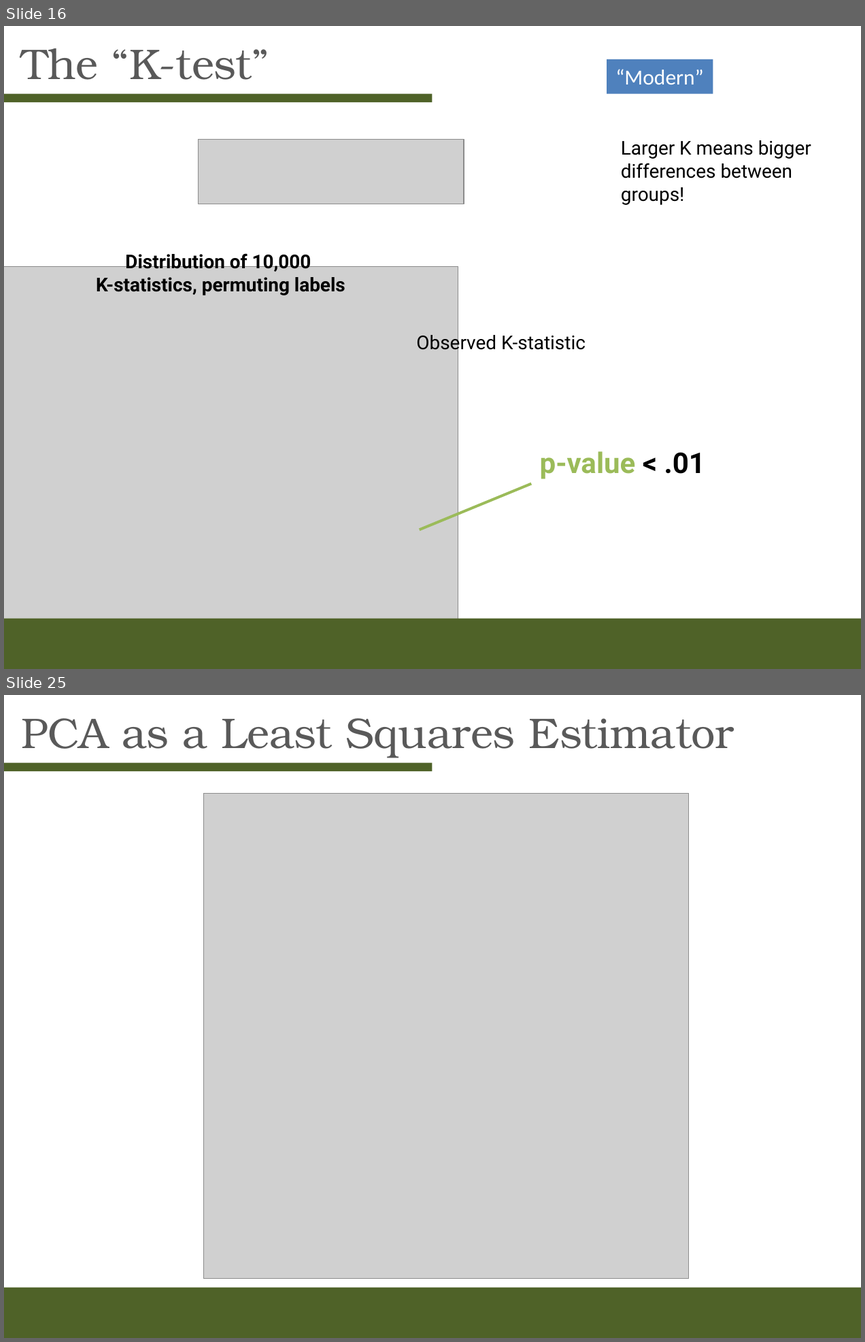
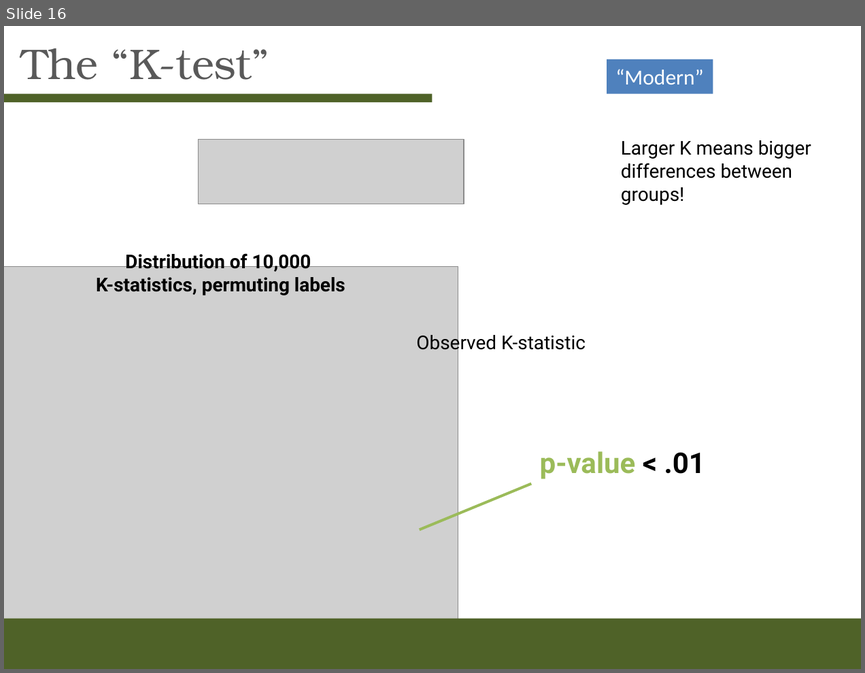
Before and after one commit to kstreet13/mcb293s, a slide deck: Week-4/Week4slides.pptx. Shown one above the other, each under a label of ours: slides 16 and 25 before the commit, slide 16 after it; the slides between them are not shown. The pictures are 865x1342 and 865x673 pixels, drawn with LibreOffice and Linux fonts; fonts in the diff are those of the drawing; grey boxes stand for pictures. Boxes give left, top, right and bottom in pixels: in the first picture for what was removed or moved away, otherwise in the second. Text is boxed around its words. In the diff, an @@ line names an element or a change of style, - is before the commit and + after.

```diff
--- a/Week-4/Week4slides.pptx
+++ b/Week-4/Week4slides.pptx
@@ slide 25 removed at (x1=4, y1=695, x2=861, y2=1338), background #FFFFFF @@
@@ title removed at (x1=21, y1=718, x2=734, y2=758) @@
-PCA as a Least Squares Estimator
@@ rectangle removed at (x1=4, y1=763, x2=432, y2=771) @@
@@ picture removed at (x1=204, y1=794, x2=689, y2=1278) @@
@@ rectangle removed at (x1=4, y1=1287, x2=861, y2=1338) @@
```
Also in this commit, not shown: 1 slide changed, 10 other slides removed, 1 other file.
